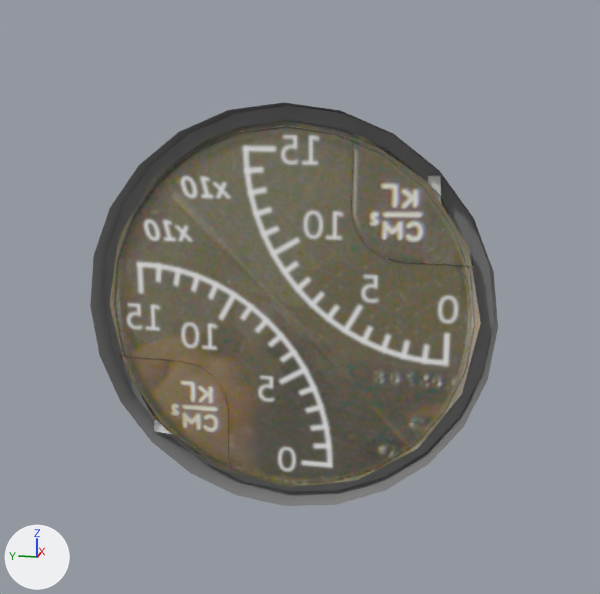
The Blender file Panels/Instruments-3d/2dim-150k/2dim.blend: old version first, new version second.
Both versions are drawn from a 50 mm camera at (-0.0826, -0.0182, 0.0228) aimed at (0.0016, -0.0013, 0.0017). Lighting does not change. The marker at lower left points along +X, +Y and +Z.
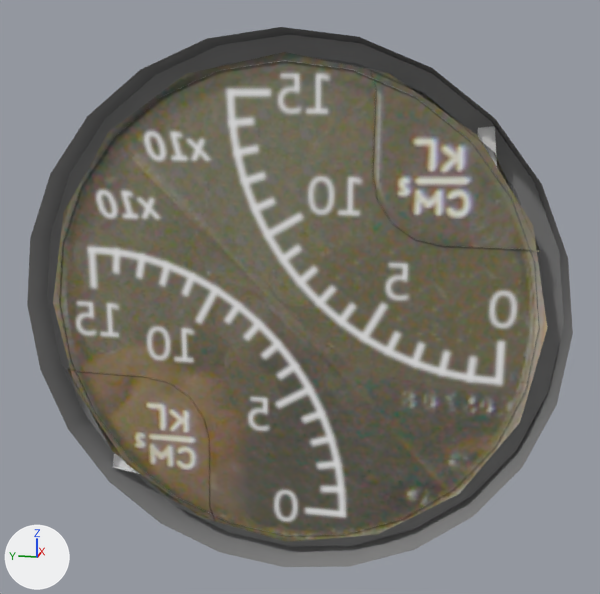
Boxes [x1, y1, x2, y2] around the edits, measured in the pictures (600 x 594 px):
'Circle', rescaled (33% wider, 33% taller)
    before: [109, 120, 481, 487]
    after: [53, 52, 547, 542]
'bezel.037', moved, rescaled (34% wider, 34% taller)
    before: [90, 102, 498, 506]
    after: [27, 27, 573, 567]
'Cube', moved, rescaled
    before: [428, 175, 441, 203]
    after: [478, 126, 497, 166]
'Circle.002', moved, rescaled (32% wider, 30% taller)
    before: [120, 354, 232, 472]
    after: [67, 368, 215, 522]
'Circle.001', moved, rescaled (36% wider, 38% taller)
    before: [349, 135, 474, 267]
    after: [370, 69, 540, 252]
'Cube.001', moved, rescaled
    before: [154, 420, 172, 434]
    after: [113, 453, 139, 474]

The change, as a diff of the scene's bpy script:
```diff
--- a/Panels/Instruments-3d/2dim-150k/2dim.blend.py
+++ b/Panels/Instruments-3d/2dim-150k/2dim.blend.py
@@ ob_cube_001 @@
 ob_cube_001 = bpy.data.objects.new('Cube.001', me_cube_001)
-ob_cube_001.location = (0.0014, 0.015, -0.0142)
+ob_cube_001.location = (0.001, 0.0198, -0.0188)
 ob_cube_001.rotation_euler = (3.231, 0.0, 0.0)  # degrees (185, 0, 0)
-ob_cube_001.scale = (0.000192, 0.000611, 0.000611)
+ob_cube_001.scale = (0.000254, 0.000808, 0.000808)
@@ ob_cube @@
 ob_cube = bpy.data.objects.new('Cube', me_cube)
-ob_cube.location = (0.0014, -0.015, 0.0142)
+ob_cube.location = (0.001, -0.0198, 0.0188)
 ob_cube.rotation_euler = (-1.624, 0.0, 0.0)  # degrees (-93, 0, 0)
-ob_cube.scale = (0.000192, 0.000611, 0.000611)
+ob_cube.scale = (0.000254, 0.000808, 0.000808)
@@ ob_circle_002 @@
 ob_circle_002 = bpy.data.objects.new('Circle.002', me_circle_002)
-ob_circle_002.location = (0.0017, 0.0121, -0.0114)
+ob_circle_002.location = (0.0013, 0.016, -0.0151)
 ob_circle_002.rotation_euler = (-3.142, -1.571, 0.0)  # degrees (-180, -90, 0)
-ob_circle_002.scale = (0.00529, 0.00529, 0.00529)
+ob_circle_002.scale = (0.007, 0.007, 0.007)
@@ ob_circle_001 @@
 ob_circle_001 = bpy.data.objects.new('Circle.001', me_circle_001)
-ob_circle_001.location = (0.0017, -0.0121, 0.0114)
+ob_circle_001.location = (0.0013, -0.016, 0.0151)
 ob_circle_001.rotation_euler = (0.0, 1.571, 0.0)  # degrees (0, 90, 0)
-ob_circle_001.scale = (0.00529, 0.00529, 0.00529)
+ob_circle_001.scale = (0.007, 0.007, 0.007)
@@ ob_circle @@
 ob_circle.rotation_euler = (0.0, 1.571, 0.0)  # degrees (0, 90, 0)
+ob_circle.scale = (1.32, 1.32, 1.32)
@@ ob_bezel_037 @@
 ob_bezel_037 = bpy.data.objects.new('bezel.037', me_mesh_358)
-ob_bezel_037.location = (0.0, 0.0, 0.0)
+ob_bezel_037.location = (-0.0009, 0.0, 0.0)
 ob_bezel_037.rotation_euler = (1.571, 0.0, 0.0)  # degrees (90, 0, 0)
+ob_bezel_037.scale = (1.32, 1.32, 1.32)
```
